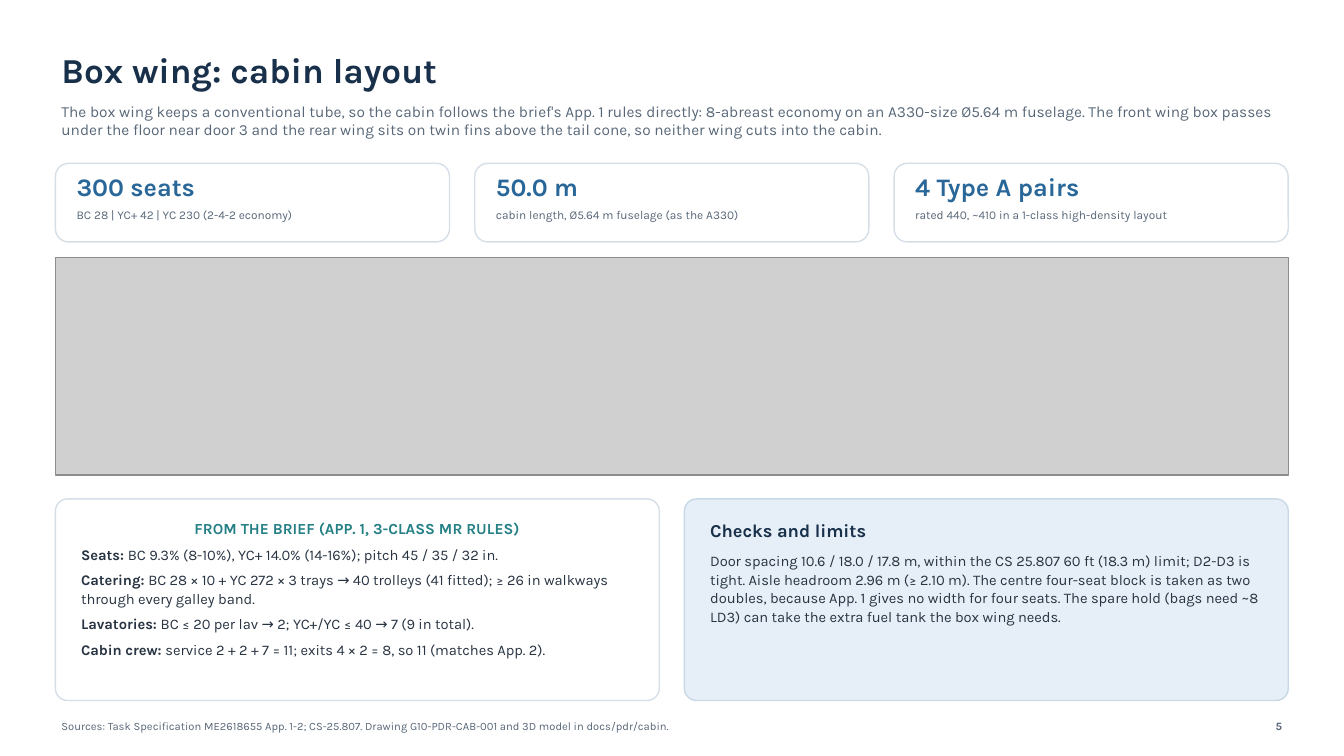
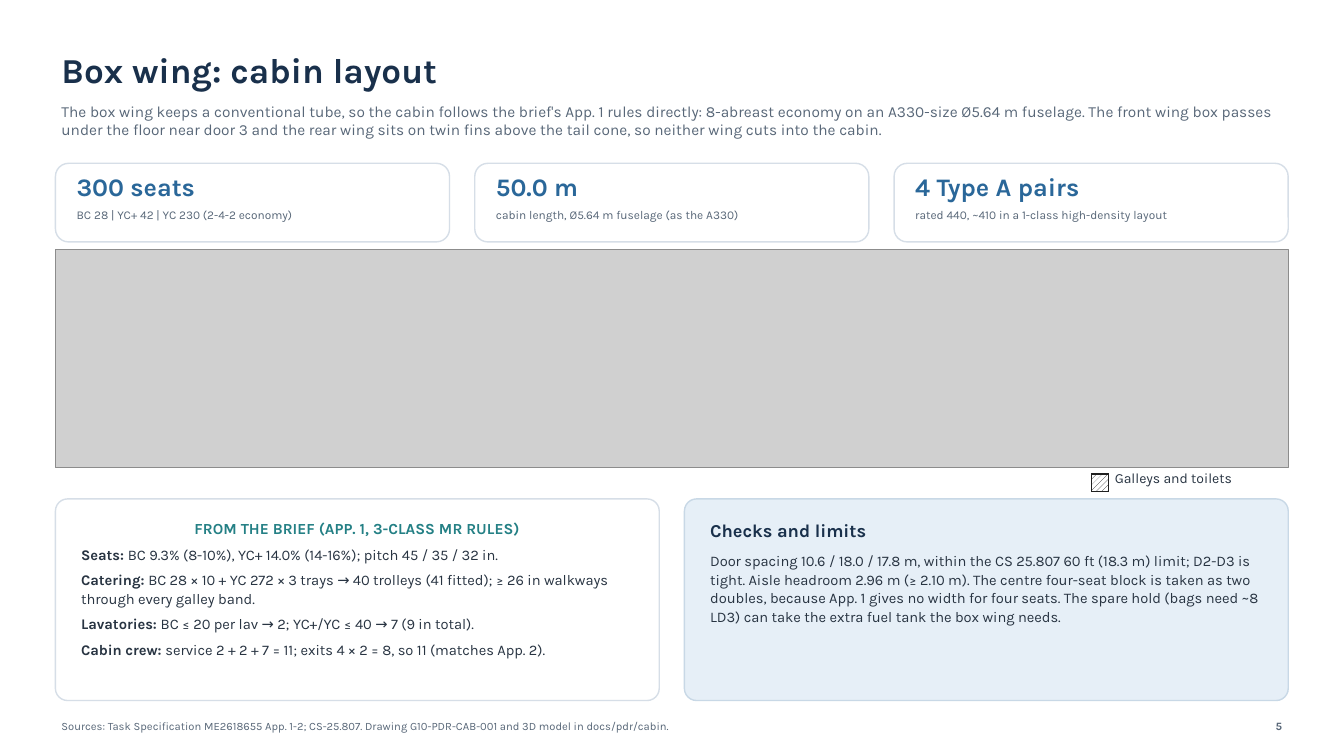
Before and after one commit to fepsfy6809939/FY6809939, a slide deck: slide 18 of deliverables/W6_Presentation_boxwing.pptx. Drawn at 1344x756 pixels with LibreOffice and Linux fonts; fonts in the diff are those of the drawing; grey boxes stand for pictures. Boxes give left, top, right and bottom in pixels: in the first picture for what was removed or moved away, otherwise in the second. Text is boxed around its words. In the diff, an @@ line names an element or a change of style, - is before the commit and + after.

```diff
--- a/deliverables/W6_Presentation_boxwing.pptx
+++ b/deliverables/W6_Presentation_boxwing.pptx
@@ picture: place and size @@
-picture at <box>55,257,1289,475</box>
+picture at <box>55,250,1289,468</box>
@@ rectangle added at <box>1092,474,1109,491</box>, fill pattern #202020 on #FFFFFF, outline #202020 0.75 pt @@
@@ text added at <box>1115,473,1232,487</box>, 10 pt, text #283442 @@
+Galleys and toilets
```
Also in this commit, not shown: 1 other file.
